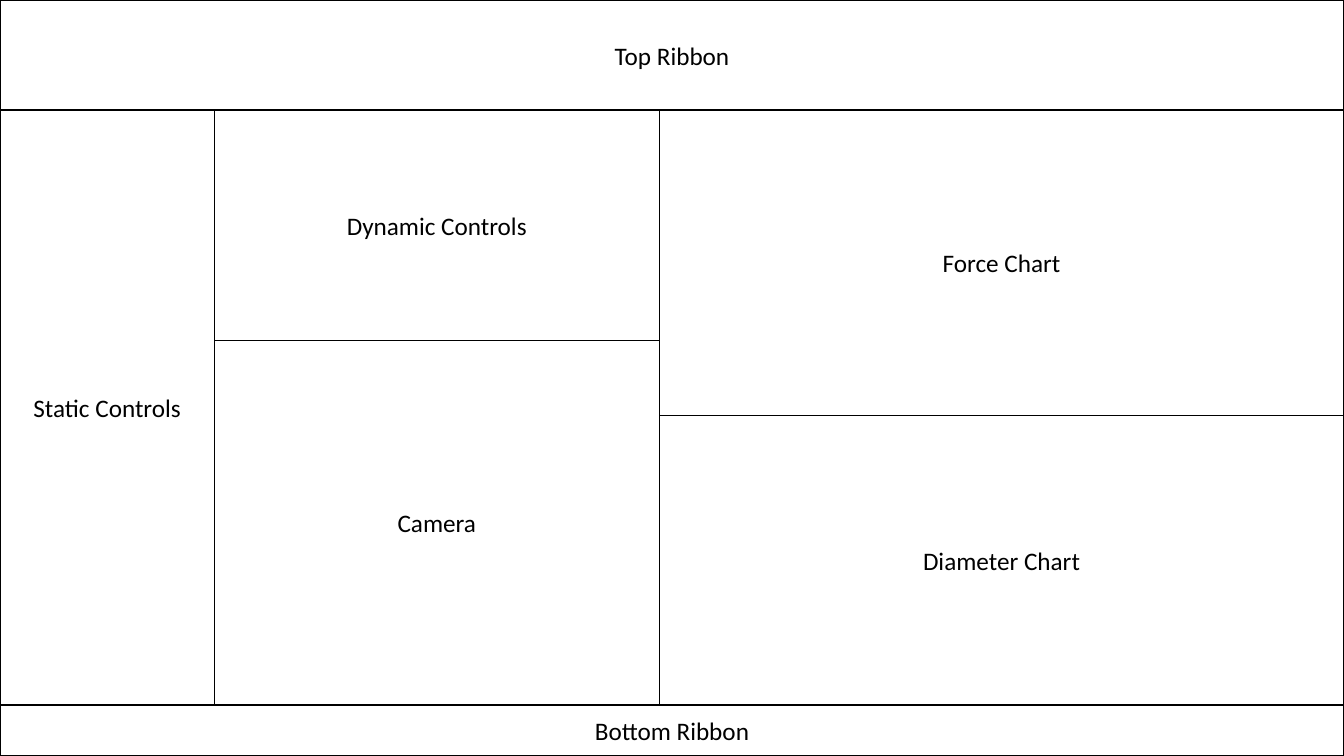
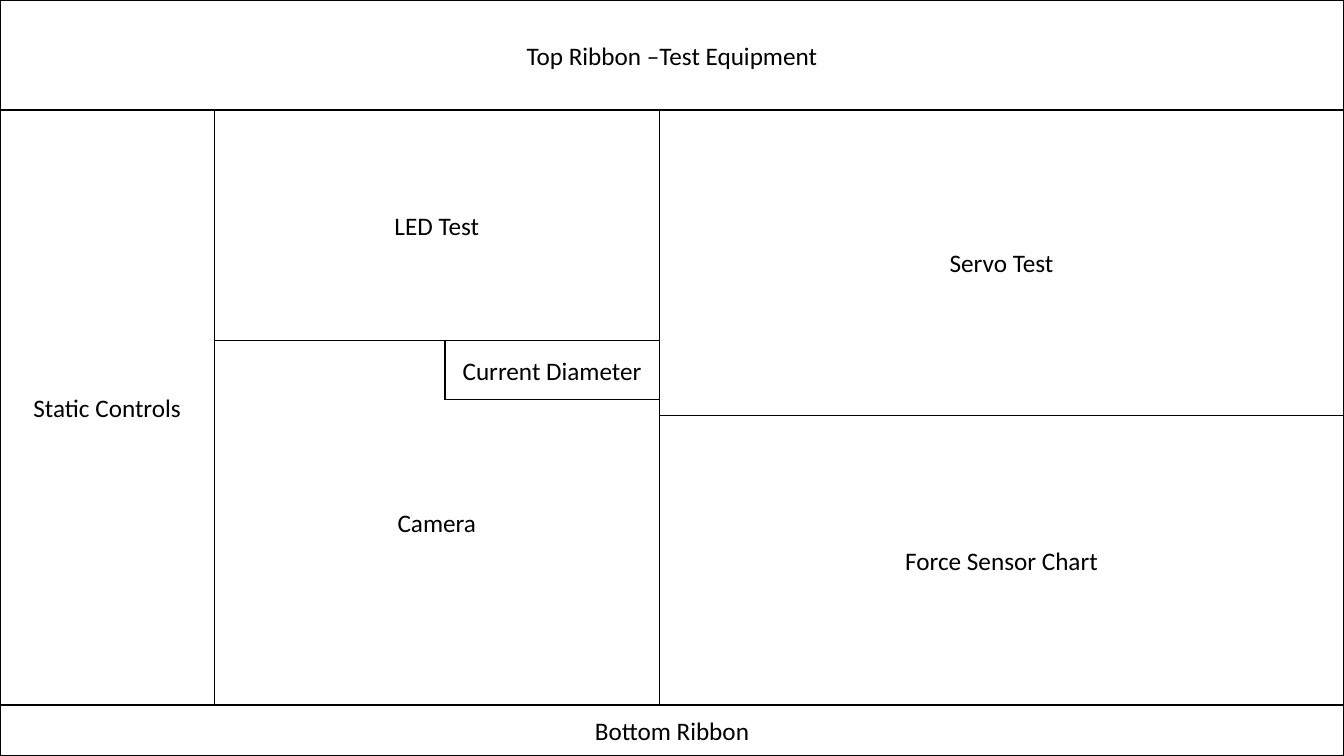
Before and after one commit to jharwerth56/Inflation-Apparatus, a slide deck: slide 4 of dsgn/GUI.pptx. Drawn at 1344x756 pixels with LibreOffice and Linux fonts; fonts in the diff are those of the drawing. Boxes give left, top, right and bottom in pixels: in the first picture for what was removed or moved away, otherwise in the second. Text is boxed around its words. In the diff, an @@ line names an element or a change of style, - is before the commit and + after.

```diff
--- a/dsgn/GUI.pptx
+++ b/dsgn/GUI.pptx
@@ text in rectangle at (527,47,817,69): text changed @@
-Top Ribbon
+Top Ribbon –Test Equipment
@@ text in rectangle at (394,218,480,236): text changed @@
-Dynamic Controls
+LED Test
@@ text in rectangle at (950,255,1054,272): text changed @@
-Force Chart
+Servo Test
@@ rectangle added at (445,341,659,400), fill #FFFFFF, outline #000000 1 pt, 18 pt, text #000000 @@
+Current Diameter
@@ text in rectangle at (905,552,1098,570): text changed @@
-Diameter Chart
+Force Sensor Chart
```
Also in this commit, not shown: 3 other slides changed, 7 other files.
